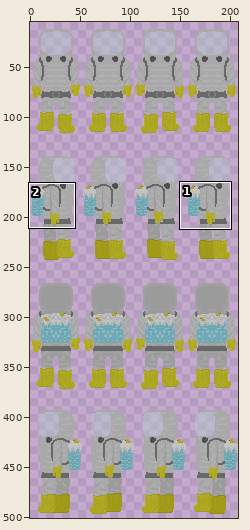
One commit to this sprite sheet: assets/playerCustom/clothingOver/hazmatWhite.png. The first picture is a wide view before the edit; the outline marks the close-up.
Close-up. First the earlier version:
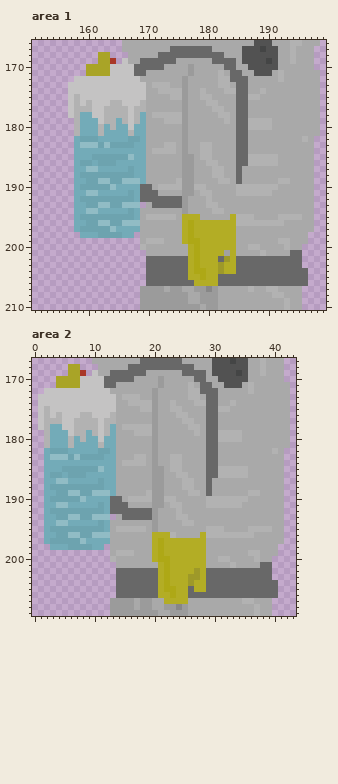
The file is 208x508 pixels. Pixels under 10% opacity are left out. Colours within 5 levels of each other are drawn and written as one. Shown: area 1: x 151..199, y 166..210; area 2: x 0..43, y 167..209. The wide view leaves out empty margins. The commit also changed other parts of the picture, which this record leaves out.
Now the later version:
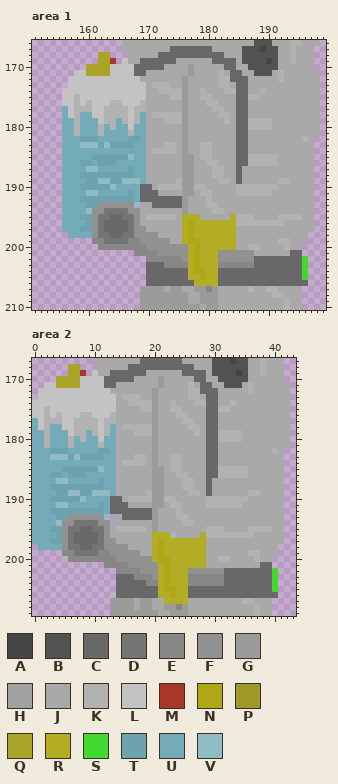
Palette (. is transparent): A #444545  B #525252  C #686868  D #747474  E #878787  F #919191  G #9b9b9b  H #a1a1a1  J #a9a9a9  K #b2b2b2  L #c4c3c3  M #a93727  N #aea816  P #9e9929  Q #a9a427  R #b3ad25  S #42d830  T #6da3af  U #73abb8  V #91bcc5
Difference:
Changed rows in their new state; - is an unchanged pixel.
Area 1:
first column x 156:
171 --LL-------------------------------------
172 -L---------------------------------------
174 L----------------------------------------
175 L----------------------------------------
176 L----------------------------------------
177 U----------------------------------------
178 U----------------------------------------
179 UU---------------------------------------
180 UU---------------------------------------
181 UU---------------------------------------
182 UU---------------------------------------
183 UU---------------------------------------
184 UU---------------------------------------
185 UU---------------------------------------
186 UU---------------------------------------
187 UU---------------------------------------
188 UU---------------------------------------
189 UU---------------------------------------
190 UU---------------------------------------
191 UU---------------------------------------
192 UU---------------------------------------
193 UU----FFFFFF-----------------------------
194 UU---FFDDDDFF----------------------------
195 UU---FDDCCDDF----------------------------
196 UU---FDCCCCDF----------------------------
197 UU---FDCCCCDFF---------------------------
198 -UU--FDDCCDDFFFF-------------------------
199 -----EEDDDDEEFFFFF-----------------------
200 ------EEEEEEEEFFFFFFF--------------------
201 ------------EEEEFFFFF-----FFFFFF-J-------
202 --------------EEEEEEF-----FFFFFF--------S
203 -----------------EEEE-----EEEEEE--------S
204 --------------------------CCC-----------S
205 ----------------------------------------S
Area 2:
first column x 0:
171 --LL-------------------------------------
172 -L---------------------------------------
174 L----------------------------------------
175 L----------------------------------------
176 L----------------------------------------
177 U----------------------------------------
178 U----------------------------------------
179 UU---------------------------------------
180 UU---------------------------------------
181 UU---------------------------------------
182 UU---------------------------------------
183 UU---------------------------------------
184 UU---------------------------------------
185 UU---------------------------------------
186 UU---------------------------------------
187 UU---------------------------------------
188 UU---------------------------------------
189 UU---------------------------------------
190 UU---------------------------------------
191 UU---------------------------------------
192 UU---------------------------------------
193 UU----FFFFFF-----------------------------
194 UU---FFDDDDFF----------------------------
195 UU---FDDCCDDF----------------------------
196 UU---FDCCCCDF----------------------------
197 UU---FDCCCCDFF---------------------------
198 -UU--FDDCCDDFFFF-------------------------
199 -----EEDDDDEEFFFFF-----------------------
200 ------EEEEEEEEFFFFFF---------------------
201 ------------EEEEFFFFF------------J-------
202 --------------EEEEFFF-----FFFFFF--------S
203 -----------------EEEF-----EEEEEE--------S
204 -------------------EE-----EEEEEE--------S
205 ---------------------------CC-----------S
Where, in picture pixels (left, top, right, bottom), the same in both close-ups:
changed: (62, 70, 188, 268)
changed: (218, 250, 266, 274)
changed: (302, 256, 308, 280)
changed: (32, 382, 158, 586)
changed: (188, 562, 236, 592)
changed: (272, 568, 278, 592)
